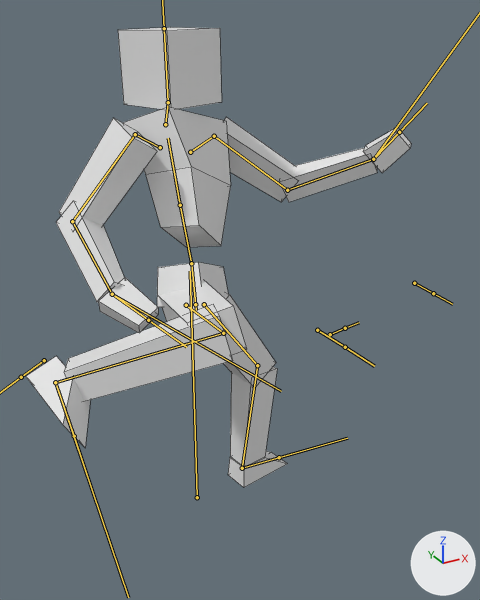
Before and after pictures for a commit that changed the FBX model Fighter System/Assets/Objects/Entities/Player/MOD_PlayerFighter.fbx.
Before and after are seen from a camera (50 mm lens) standing at (-0.848, -1.884, 1.739) and looking at (0.071, -0.215, 0.904). Lighting does not change. The marker at lower right points along +X, +Y and +Z. Both versions are drawn at frame 28 of the action 'Armature|ANIM_HighKick'; the numbers are the values there. The bones that bend it are drawn over the model as lines. Mesh edges are drawn as thin lines.
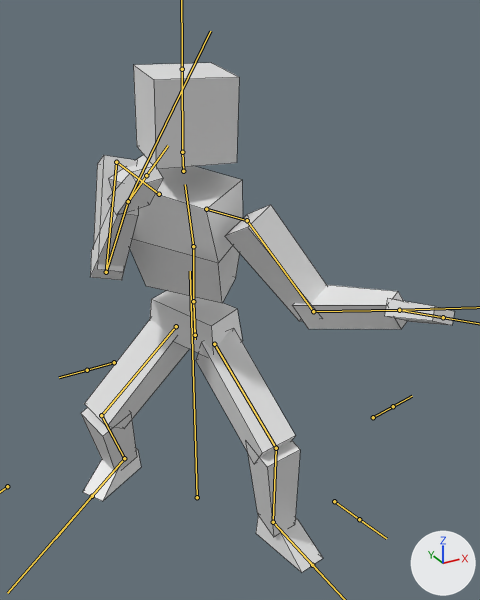
What the commit changed:
Bone 'IK_Hips' (bone_ik_hips) moves from (0.0, 0.064, -0.015) to (0.0, 0.197, -0.02).
Bone 'IK_Hips' (bone_ik_hips) turns from (-33, -41, 31) to (15, 67, 10) degrees about its own x, y and z.
Bone 'Thigh.L' (bone_thigh_l) turns from (56, -22, -45) to (67, -24, -70) degrees about its own x, y and z.
Bone 'Shin.L' (bone_shin_l) turns from (0, 0, 37) to (0, 0, 63) degrees about its own x, y and z.
Bone 'Foot.L' (bone_foot_l) turns from (0, 0, -3) to (8, -12, -10) degrees about its own x, y and z.
Bone 'Midriff' (bone_midriff) turns from (4, 4, -8) to (13, 19, 1) degrees about its own x, y and z.
Bone 'Chest' (bone_chest) turns from (-8, -16, 16) to (-3, -14, 3) degrees about its own x, y and z.
Bone 'Neck' (bone_neck) turns from (9, -8, 9) to (-15, 36, -20) degrees about its own x, y and z.
Bone 'Head' (bone_head) turns from (11, -6, 5) to (-5, 14, -3) degrees about its own x, y and z.
Bone 'Shoulder.L' (bone_shoulder_l) turns from (-1, 5, 7) to (1, -1, -6) degrees about its own x, y and z.
Bone 'Upperarm.L' (bone_upperarm_l) turns from (31, -4, -65) to (-33, -77, -16) degrees about its own x, y and z.
Bone 'Forearm.L' (bone_forearm_l) turns from (56, 2, -4) to (81, 4, -5) degrees about its own x, y and z.
Bone 'Hand.L' (bone_hand_l) turns from (33, -4, -10) to (-6, 58, -10) degrees about its own x, y and z.
Bone 'Shoulder.R' (bone_shoulder_r) turns from (1, 6, 10) to (-3, 5, -12) degrees about its own x, y and z.
Bone 'Upperarm.R' (bone_upperarm_r) turns from (-59, 5, 54) to (35, -47, 90) degrees about its own x, y and z.
Bone 'Forearm.R' (bone_forearm_r) turns from (80, -4, 5) to (117, -8, 5) degrees about its own x, y and z.
Bone 'Hand.R' (bone_hand_r) turns from (20, -46, 11) to (-10, -58, 17) degrees about its own x, y and z.
Bone 'Thigh.R' (bone_thigh_r) turns from (68, -28, 14) to (14, -11, 43) degrees about its own x, y and z.
Bone 'Shin.R' (bone_shin_r) turns from (0, 0, -97) to (0, 0, -60) degrees about its own x, y and z.
Bone 'Foot.R' (bone_foot_r) turns from (-24, 14, 18) to (-14, 19, 21) degrees about its own x, y and z.

Where the change shows, as pixel boxes [x1, y1, x2, y2] in the pictures (480 x 600 px):
'Mesh', posed (11% taller)
    before: [26, 27, 411, 487]
    after: [81, 63, 454, 572]
bone 'IK_Hips', root to tip
    before: (191, 263) to (196, 310)
    after: (193, 301) to (195, 339)
bone 'Thigh.L', root to tip
    before: (204, 304) to (257, 365)
    after: (214, 344) to (276, 448)
bone 'Shin.L', root to tip
    before: (257, 365) to (242, 468)
    after: (276, 448) to (273, 522)
bone 'Foot.L', root to tip
    before: (242, 468) to (279, 457)
    after: (273, 522) to (312, 565)
bone 'Midriff', root to tip
    before: (191, 263) to (180, 205)
    after: (193, 301) to (193, 246)
bone 'Chest', root to tip
    before: (180, 205) to (168, 138)
    after: (193, 246) to (185, 184)
bone 'Neck', root to tip
    before: (165, 124) to (168, 102)
    after: (183, 171) to (182, 152)
bone 'Head', root to tip
    before: (168, 102) to (164, 28)
    after: (182, 152) to (182, 69)
bone 'Shoulder.L', root to tip
    before: (190, 152) to (214, 136)
    after: (206, 209) to (247, 220)
bone 'Upperarm.L', root to tip
    before: (214, 136) to (287, 190)
    after: (247, 220) to (313, 311)
bone 'Forearm.L', root to tip
    before: (287, 190) to (373, 159)
    after: (313, 311) to (399, 310)
bone 'Hand.L', root to tip
    before: (373, 159) to (399, 132)
    after: (399, 310) to (443, 317)
bone 'Shoulder.R', root to tip
    before: (160, 147) to (135, 134)
    after: (159, 194) to (116, 162)
bone 'Upperarm.R', root to tip
    before: (135, 134) to (72, 221)
    after: (116, 162) to (106, 272)
bone 'Forearm.R', root to tip
    before: (72, 221) to (112, 294)
    after: (106, 272) to (128, 201)
bone 'Hand.R', root to tip
    before: (112, 294) to (148, 320)
    after: (128, 201) to (146, 175)
bone 'Thigh.R', root to tip
    before: (186, 305) to (223, 333)
    after: (176, 326) to (101, 415)
bone 'Shin.R', root to tip
    before: (223, 333) to (55, 382)
    after: (101, 415) to (124, 458)
bone 'Foot.R', root to tip
    before: (55, 382) to (74, 436)
    after: (124, 458) to (92, 496)
